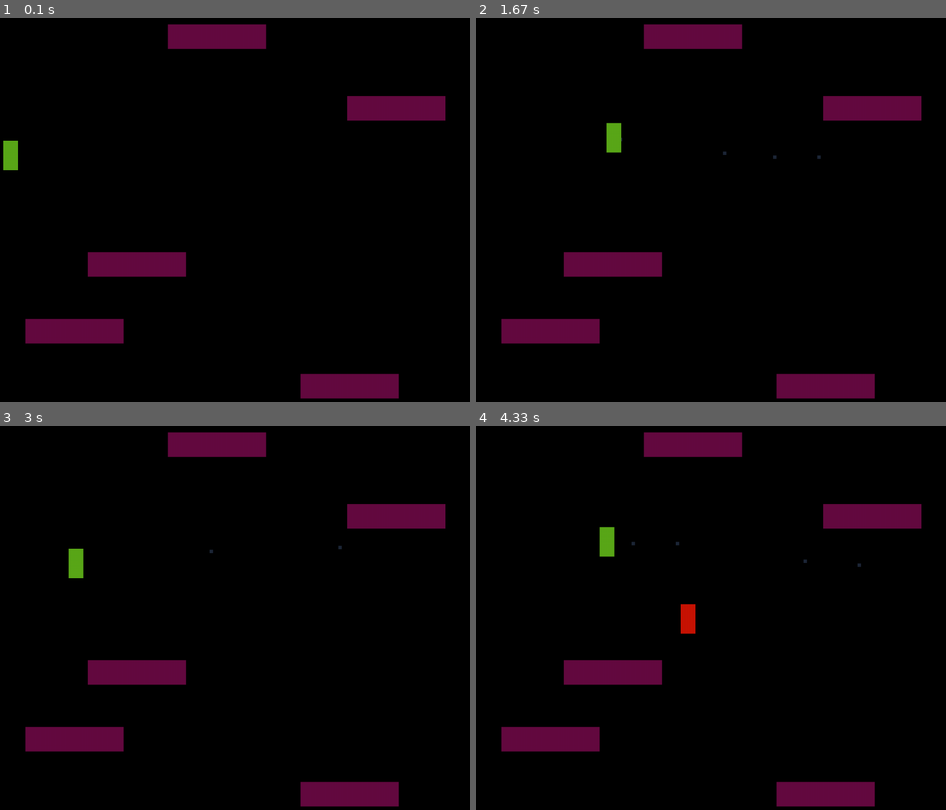
Above: before the commit, frames 1-4 (two rows, left to right).
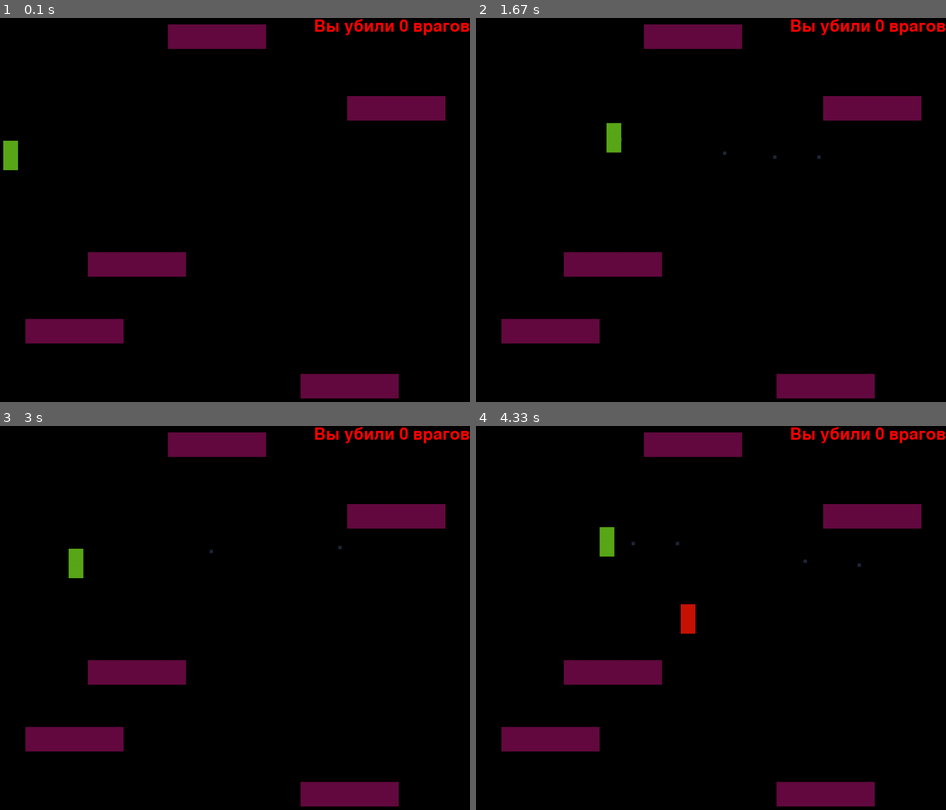
Above: after the commit, the same moments.

Repository: code-n-cry/pygame-tutoring-project
Game: pygame game, started from game.py
Two runs of this game, one before a commit and one after it. Both use one fixed random seed, a clock stepped at 60 frames per second and the inputs below.
Inputs:
- Up to frame 1 (0.1 s): no input
- Up to frame 2 (1.67 s): tap Space at 0.33, 0.73, 1.03, 1.23, 1.57 s; hold D 0.67-1.13 s; hold W 1.17-1.47 s; hold D from 1.5 s (still down)
- Up to frame 3 (3 s): tap Space at 1.87, 2.07, 2.37, 2.63, 2.97 s; release D at 1.97 s; hold A 2-2.53 s; hold S 2.57-2.87 s; hold A from 2.9 s (still down)
- Up to frame 4 (4.33 s): tap Space at 3.27, 3.4, 3.8, 4.1 s; release A at 3.3 s; hold W 3.33-3.7 s; hold D from 3.73 s (still down)

The runs differ from the first frame. In frame 1, 0.5% of the frame differs, in the area x 67-100%, y 0-5%; in frame 2, 0.5%; in frame 3, 0.5%; in frame 4, 0.5%.

Commit message:
добавил счет врагов

Diff:
--- a/game.py
+++ b/game.py
@@ -12,6 +12,8 @@
 TIME_EVENT = pygame.USEREVENT + 2
 pygame.time.set_timer(TIME_EVENT, 1500)
 clock = pygame.time.Clock()
+
+font = pygame.font.SysFont('Bitcount Grid Double Ink', 50)
 
 enemy_bullet_group = pygame.sprite.Group()
 player_bullet_group = pygame.sprite.Group()
@@ -80,7 +82,7 @@
     def draw(self, screen):
         pygame.draw.rect(screen, (30, 40, 56), self.rect)
 
-
+kill_count = 0
 x_list = []
 y_list = []
 for i in range(5):
@@ -132,6 +134,7 @@
                     i.kill()
                 for x in enemy_group:
                     if pygame.sprite.collide_rect(x, i):
+                        kill_count += 1
                         x.kill()
                         i.kill()
             for i in enemy_group:
@@ -163,6 +166,10 @@
                 x.kill()
                 i.kill()
     screen.fill((0, 0, 0))
+    text = f'Вы убили {kill_count} врагов'
+    rendered = font.render(text, True, (255, 0, 0))
+    '''screen.blit((0, 0))'''
+    screen.blit(rendered, (WIDTH - rendered.get_width(), 0))
     for i in enemy_group:
         i.draw(screen)
     for i in enemy_bullet_group:
